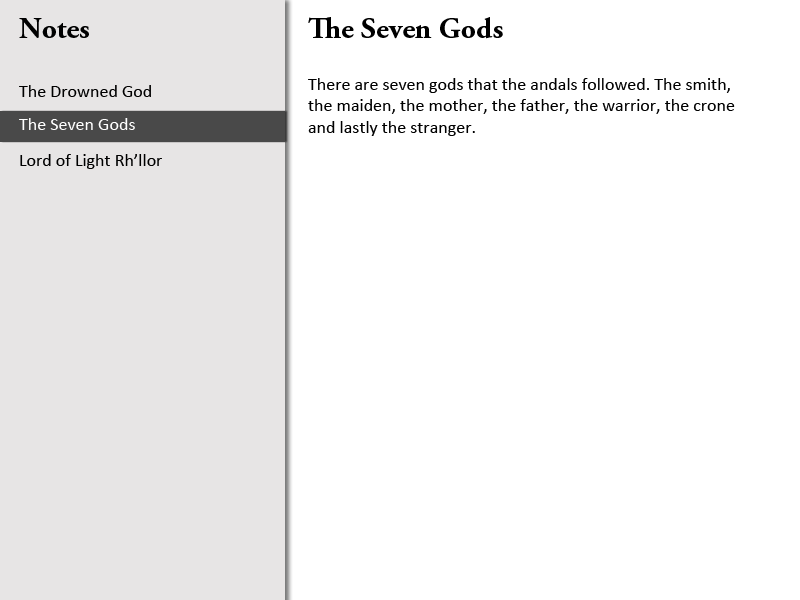
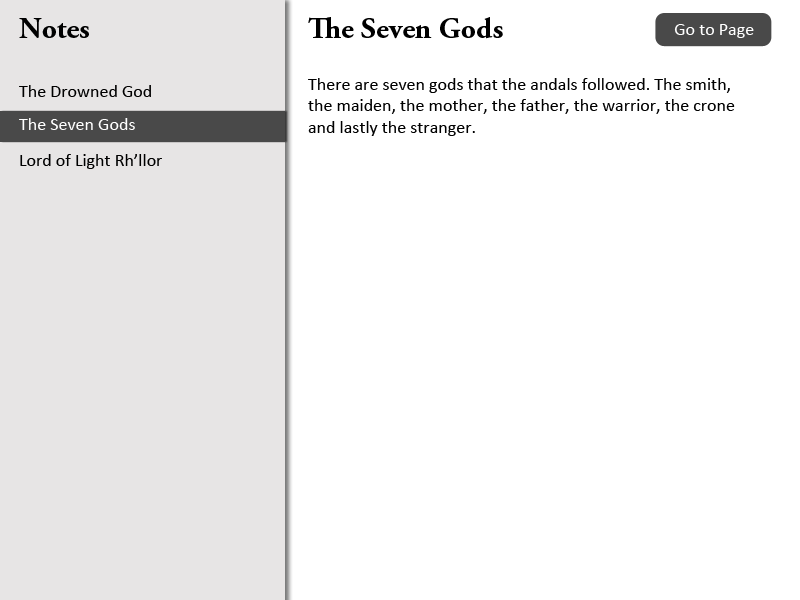
Two versions of the same layered image (800 × 600). Layer-by-layer changes:
added layer "Go to Page" above "Shape 3" over bbox(674, 24, 754, 38)
added layer "Shape 3" above "Lord of Light Rh’llor" over bbox(655, 13, 772, 47)
